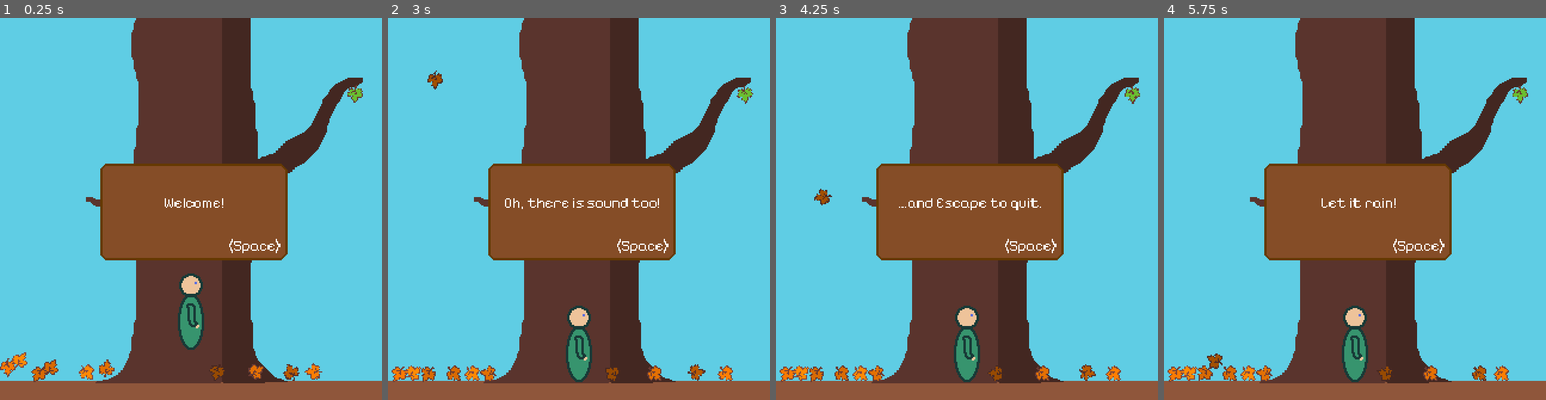
Above: before the commit, frames 1-4 (left to right).
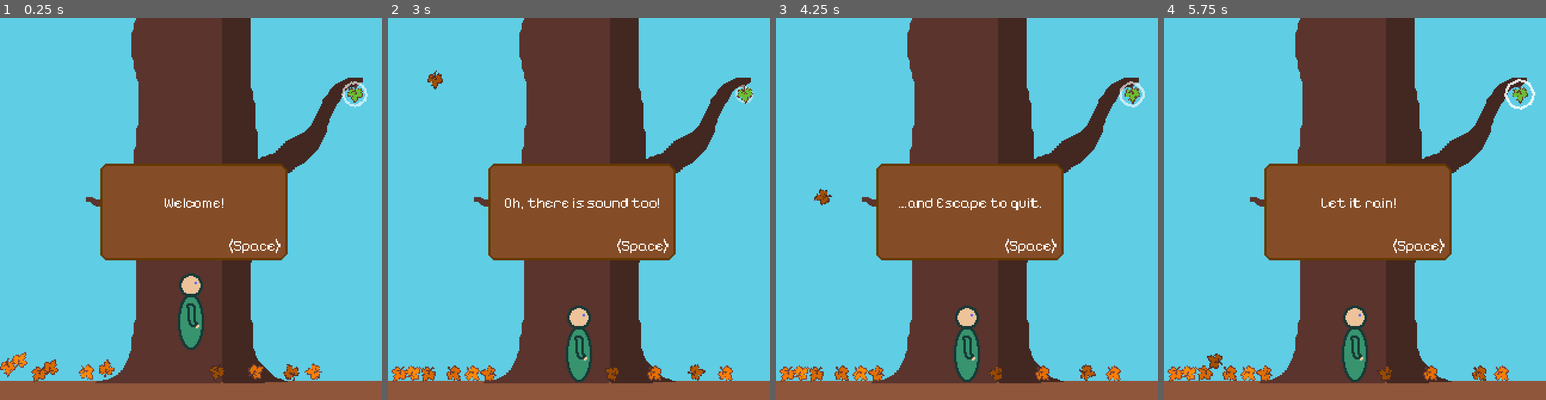
Above: after the commit, the same moments.

Repository: FluffySpectre/playintheleaves
Game: Godot game, scene res://game.tscn
Same seed, same stepped clock (60 frames per second), same inputs: the game is played once before the commit and once after it.
Inputs:
- Up to frame 1 (0.25 s): no input
- Up to frame 2 (3 s): hold Shift (run) 0.53-1.28 s; hold D (right) 0.53-2.03 s; tap Space (jump) at 0.77, 1.52 s; tap Shift (run) at 1.35, 2.85 s; hold A (left) 2.03-2.78 s; hold Shift (run) 2.03-2.78 s; hold D (right) from 2.78 s (still down)
- Up to frame 3 (4.25 s): keep holding D (right); tap Space (jump) at 3.02, 3.77 s; hold Shift (run) from 3.53 s (still down)
- Up to frame 4 (5.75 s): release D (right) at 4.28 s; release Shift (run) at 4.28 s; hold A (left) 4.28-5.03 s; tap Shift (run) at 4.35 s; tap Space (jump) at 4.52 s; hold D (right) from 5.03 s (still down); hold Shift (run) from 5.03 s (still down)

The runs differ from the first frame. In frame 1, 0.1% of the frame differs, in the area x 89-97%, y 16-24%; in frame 2, less than 0.1%; in frame 3, 0.1%; in frame 4, 0.2%, in the area x 89-98%, y 15-25%.

Commit message:
Fixed display of the leaf shine

Diff:
--- a/scripts/game_manager.gd
+++ b/scripts/game_manager.gd
@@ -4,6 +4,7 @@
 var is_in_intro: bool = true
 var easteregg_active: bool = false
 var easteregg_shine_timer: float = 0.0
+var easteregg_cooldown_timer: float = 0.0
 
 @onready var player_movement: PlayerMovement = $Player
 @onready var leaf_spawner: Spawner = $LeafSpawner
@@ -25,19 +26,26 @@
 func easteregg_triggered():
 	# only start the extra spawn, if intro is over
 	# and the spawner is not already spawning
-	if not is_in_intro and not leaf_spawner.is_spawning():
+	if easteregg_cooldown_timer <= 0.0 and not is_in_intro and not leaf_spawner.is_spawning():
 		print ("Easteregg triggered!")
 		leaf_spawner.max_spawned_objects = 25
 		leaf_spawner.start_spawn()
 		easteregg_active = true
 		easteregg_shine_timer = 0.0
+		easteregg_cooldown_timer = 3.0
 	else:
 		# if no activation, hint that there is something
 		easteregg_shine_timer = 2.0
 
 func process_easteregg(delta):
+	if leaf_spawner.is_spawning():
+		easteregg_leaf_shine.visible = true
+
 	if easteregg_active:
-		if leaf_spawner.is_spawning():
+		if not leaf_spawner.is_spawning():
+			easteregg_cooldown_timer -= delta
+
+		if easteregg_cooldown_timer > 0.0:
 			easteregg_leaf_shine.visible = true
 		else:
 			easteregg_leaf_shine.visible = false
